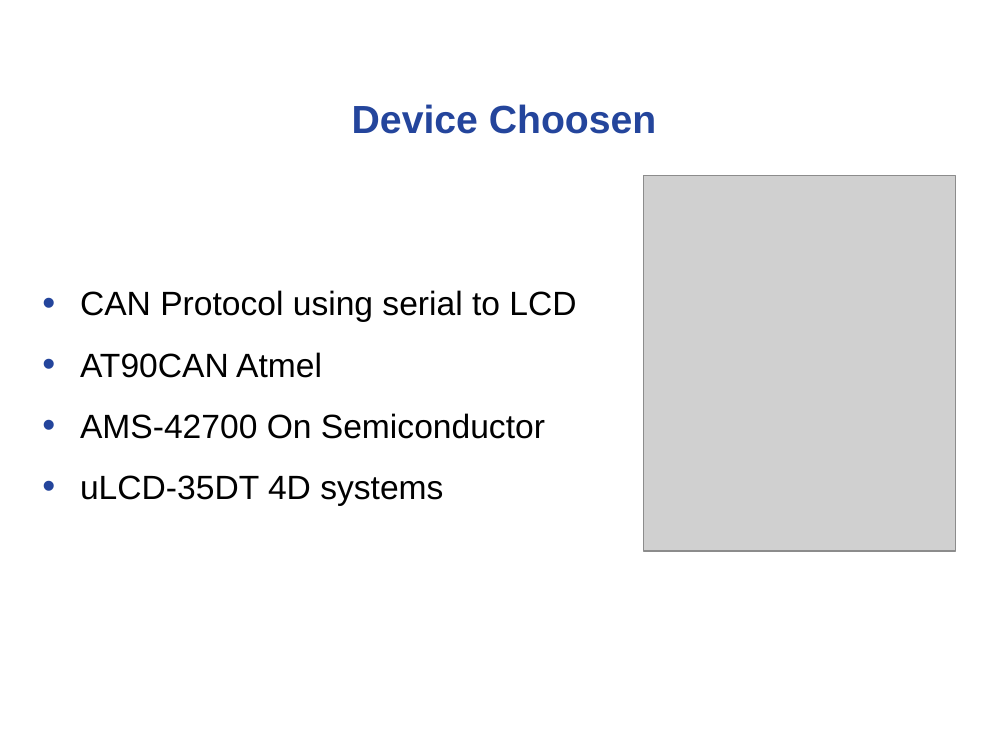
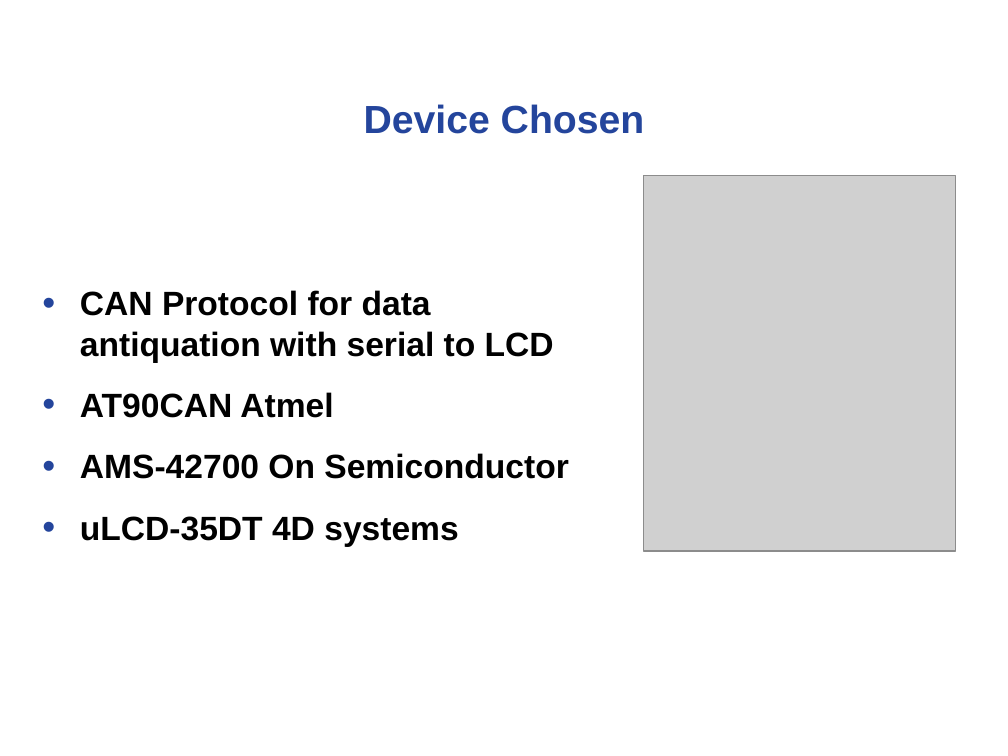
Before and after one commit to noahterickson/DigitalDash, a slide deck: slide 3 of Proposal/Project Proposal.ppt. Drawn at 1008x756 pixels with LibreOffice and Linux fonts; fonts in the diff are those of the drawing; grey boxes stand for pictures; background and template pictures are left out. Boxes give left, top, right and bottom in pixels: in the first picture for what was removed or moved away, otherwise in the second. Text is boxed around its words. In the diff, an @@ line names an element or a change of style, - is before the commit and + after.

```diff
--- a/Proposal/Project Proposal.ppt
+++ b/Proposal/Project Proposal.ppt
@@ text at (364,104,645,134): text changed @@
-Device Choosen
+Device Chosen
@@ text at (80,290,554,363): text changed; bold on @@
-• CAN Protocol using serial to LCD
+• CAN Protocol for data antiquation with serial to LCD
@@ text at (80,392,568,547): bold on in "AT90CAN Atmel", "AMS-42700 On Semiconductor", "uLCD-35DT 4D systems"; indent changed @@
```
Also in this commit, not shown: 9 other slides changed, 1 slide added.
